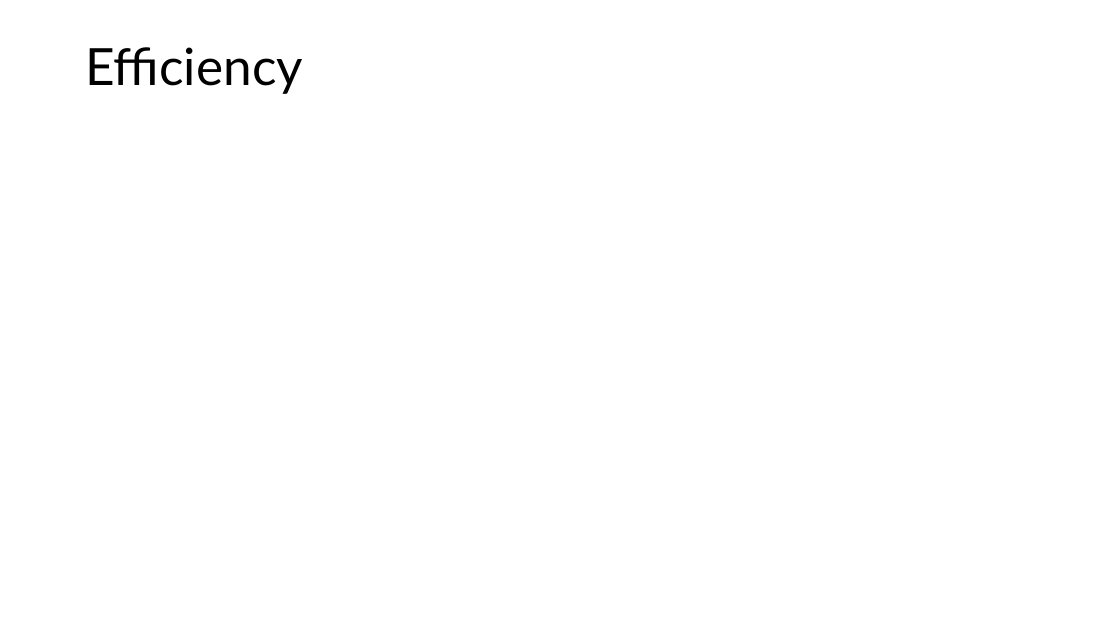
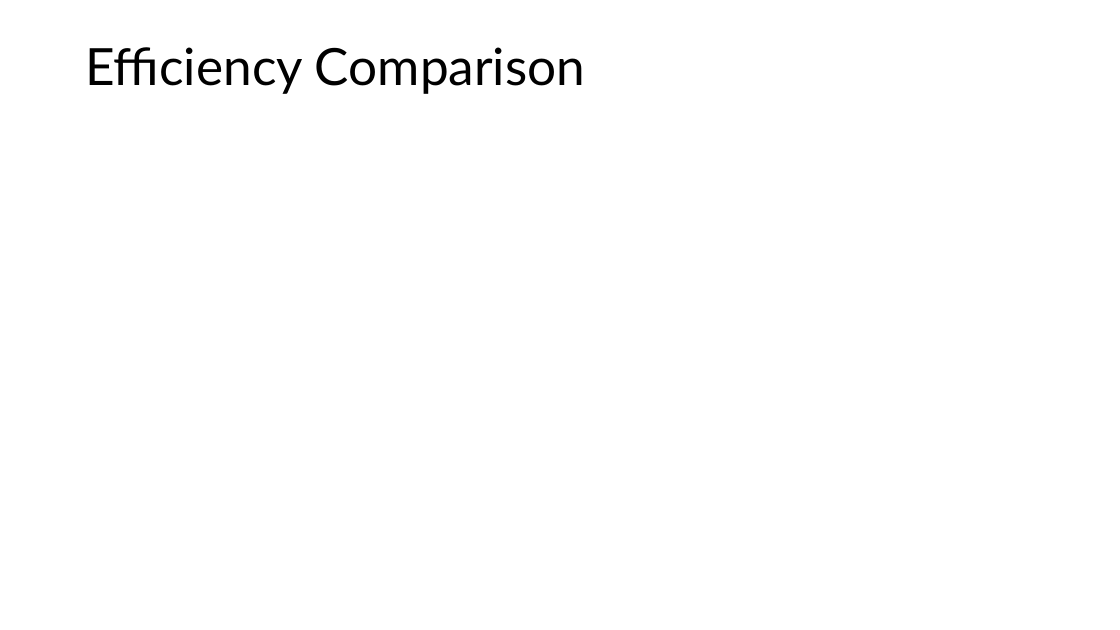
Before and after one commit to mhahsler/Introduction_to_Reinforcement_Learning, a slide deck: slide 26 of slides/Lecture_Chapter04.pptx (slide 25 before the commit). Drawn at 1120x630 pixels with LibreOffice and Linux fonts; fonts in the diff are those of the drawing; grey boxes stand for pictures. Boxes give left, top, right and bottom in pixels: in the first picture for what was removed or moved away, otherwise in the second. Text is boxed around its words. In the diff, an @@ line names an element or a change of style, - is before the commit and + after.

```diff
--- a/slides/Lecture_Chapter04.pptx
+++ b/slides/Lecture_Chapter04.pptx
@@ title at bbox=[85, 47, 585, 94]: text changed @@
-Efficiency
+Efficiency Comparison
```
Also in this commit, not shown: 4 slides added, 1 slide removed, 20 other files.
